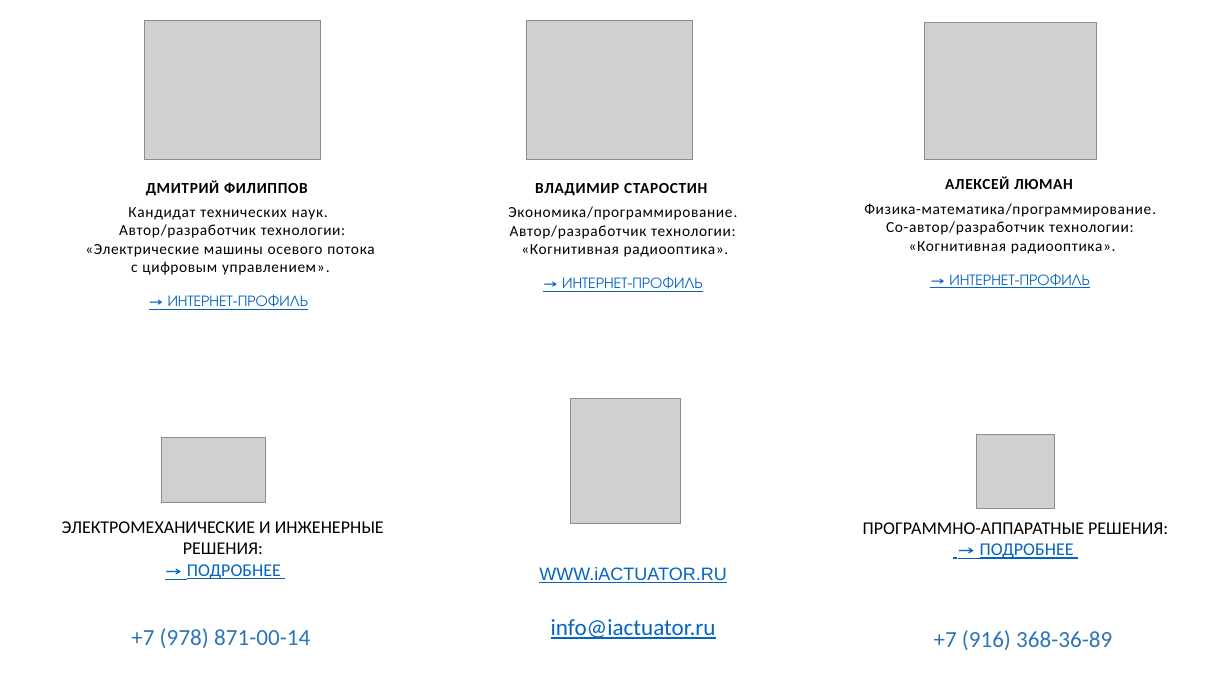
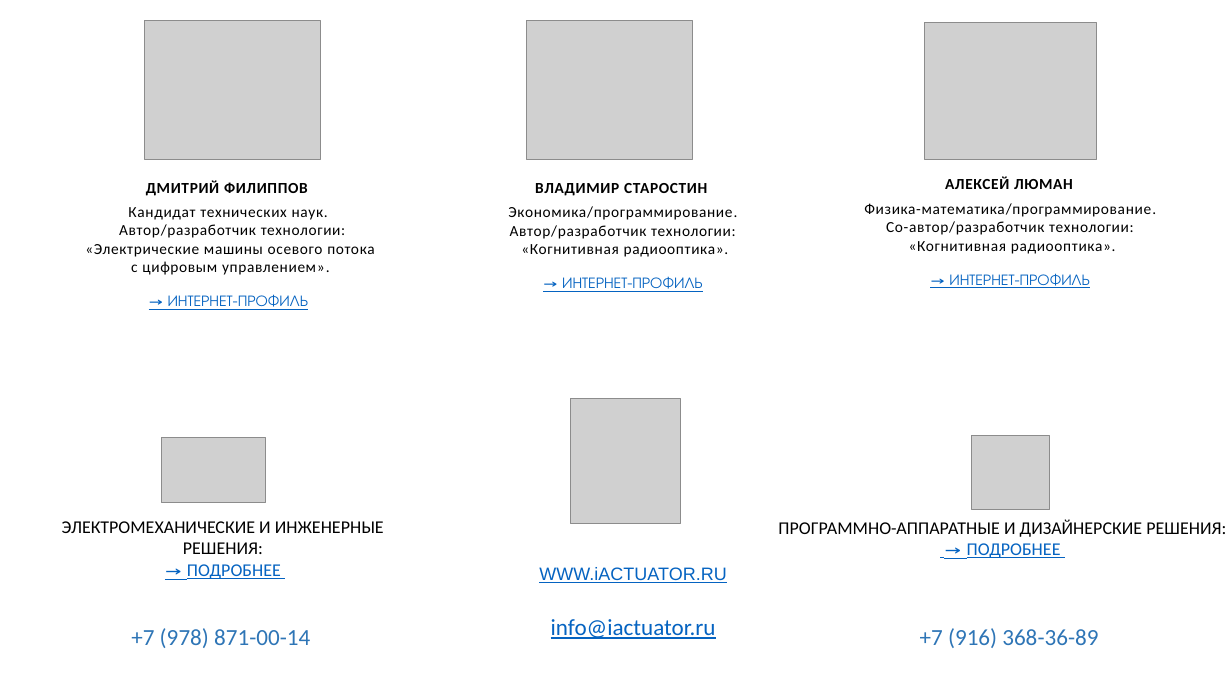
Before and after one commit to iACTUATOR/iactuator.ru, a slide deck: slide 9 of actuator.pptx. Drawn at 1232x693 pixels with LibreOffice and Linux fonts; fonts in the diff are those of the drawing; grey boxes stand for pictures. Boxes give left, top, right and bottom in pixels: in the first picture for what was removed or moved away, otherwise in the second. Text is boxed around its words. In the diff, an @@ line names an element or a change of style, - is before the commit and + after.

```diff
--- a/actuator.pptx
+++ b/actuator.pptx
@@ picture: place and size @@
-picture at (977, 434, 1055, 508)
+picture at (971, 435, 1050, 509)
@@ text "ПРОГРАММНО-АППАРАТНЫЕ И ДИЗАЙНЕРСКИЕ РЕШЕНИЯ:": place and size @@
-text "ПРОГРАММНО-АППАРАТНЫЕ И ДИЗАЙНЕРСКИЕ РЕШЕНИЯ:" at (863, 522, 1168, 559)
+text "ПРОГРАММНО-АППАРАТНЫЕ И ДИЗАЙНЕРСКИЕ РЕШЕНИЯ:" at (778, 519, 1226, 558)
@@ text at (778, 519, 1226, 537): text changed @@
-ПРОГРАММНО-АППАРАТНЫЕ РЕШЕНИЯ:
+ПРОГРАММНО-АППАРАТНЫЕ И ДИЗАЙНЕРСКИЕ РЕШЕНИЯ:
@@ text "+7 (916) 368-36-89": place and size @@
-text "+7 (916) 368-36-89" at (934, 630, 1112, 650)
+text "+7 (916) 368-36-89" at (920, 628, 1098, 648)
```
Also in this commit, not shown: 1 other slide changed, 1 other file.
